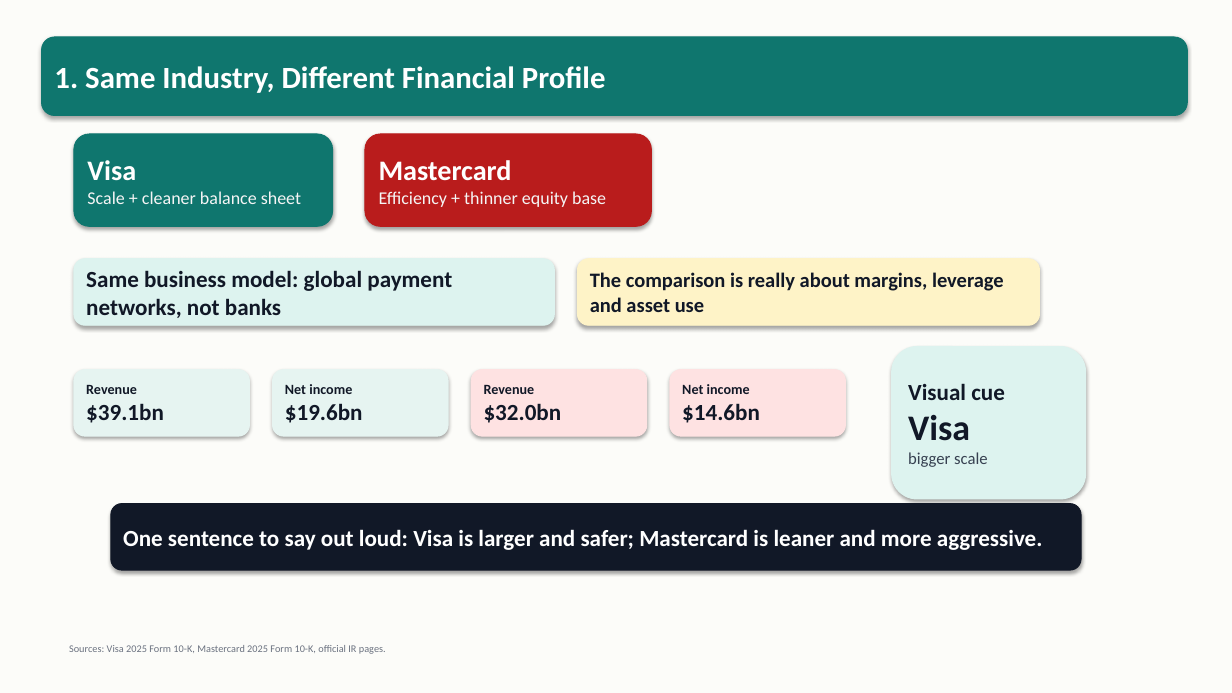
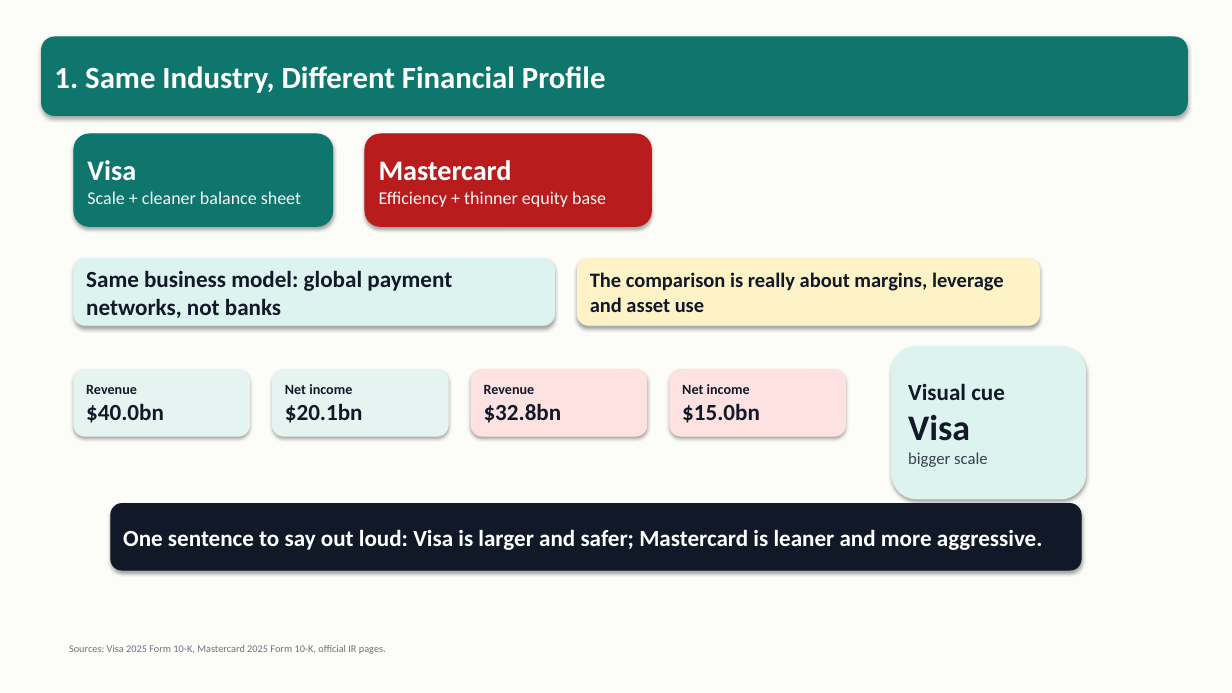
Before and after one commit to Dadou2329/finance, a slide deck: slide 2 of deliverables/visa_vs_mastercard_presentation.pptx. Drawn at 1232x693 pixels with LibreOffice and Linux fonts; fonts in the diff are those of the drawing. Boxes give left, top, right and bottom in pixels: in the first picture for what was removed or moved away, otherwise in the second. Text is boxed around its words. In the diff, an @@ line names an element or a change of style, - is before the commit and + after.

```diff
--- a/deliverables/visa_vs_mastercard_presentation.pptx
+++ b/deliverables/visa_vs_mastercard_presentation.pptx
@@ text in rounded rectangle at [86, 403, 164, 423]: text changed @@
-$39.1bn
+$40.0bn
@@ text in rounded rectangle at [285, 403, 363, 423]: text changed @@
-$19.6bn
+$20.1bn
@@ text in rounded rectangle at [484, 403, 562, 423]: text changed @@
-$32.0bn
+$32.8bn
@@ text in rounded rectangle at [682, 403, 760, 423]: text changed @@
-$14.6bn
+$15.0bn
```
Also in this commit, not shown: 2 other files.
